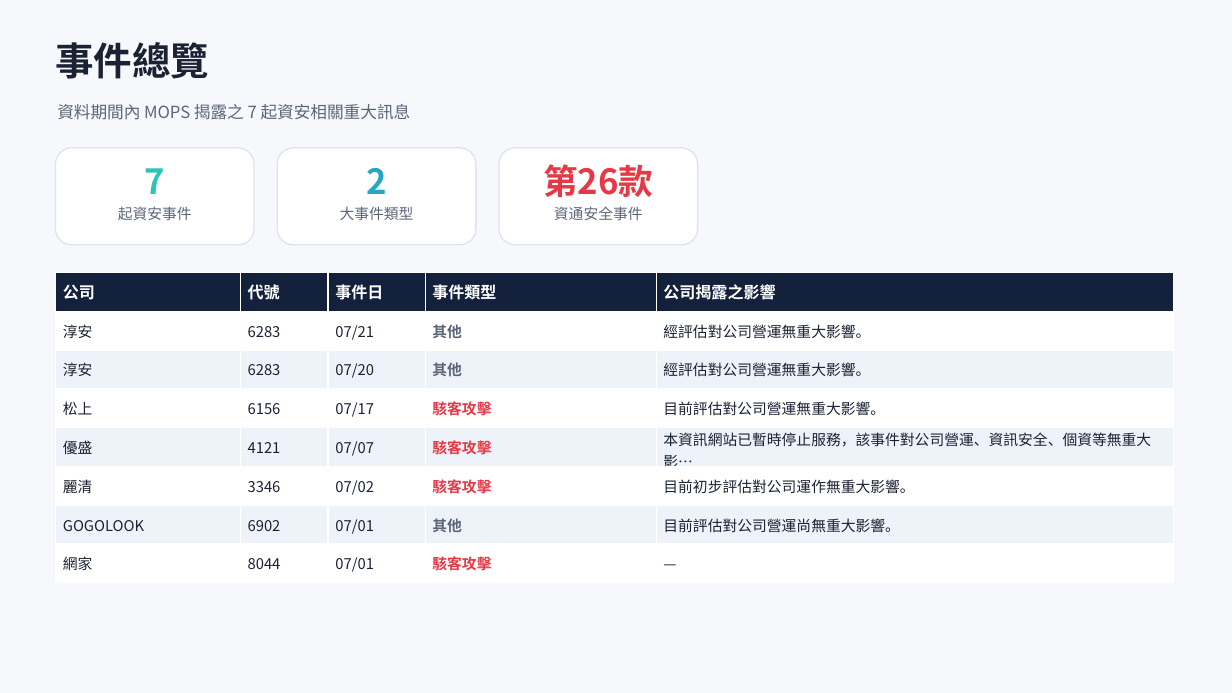
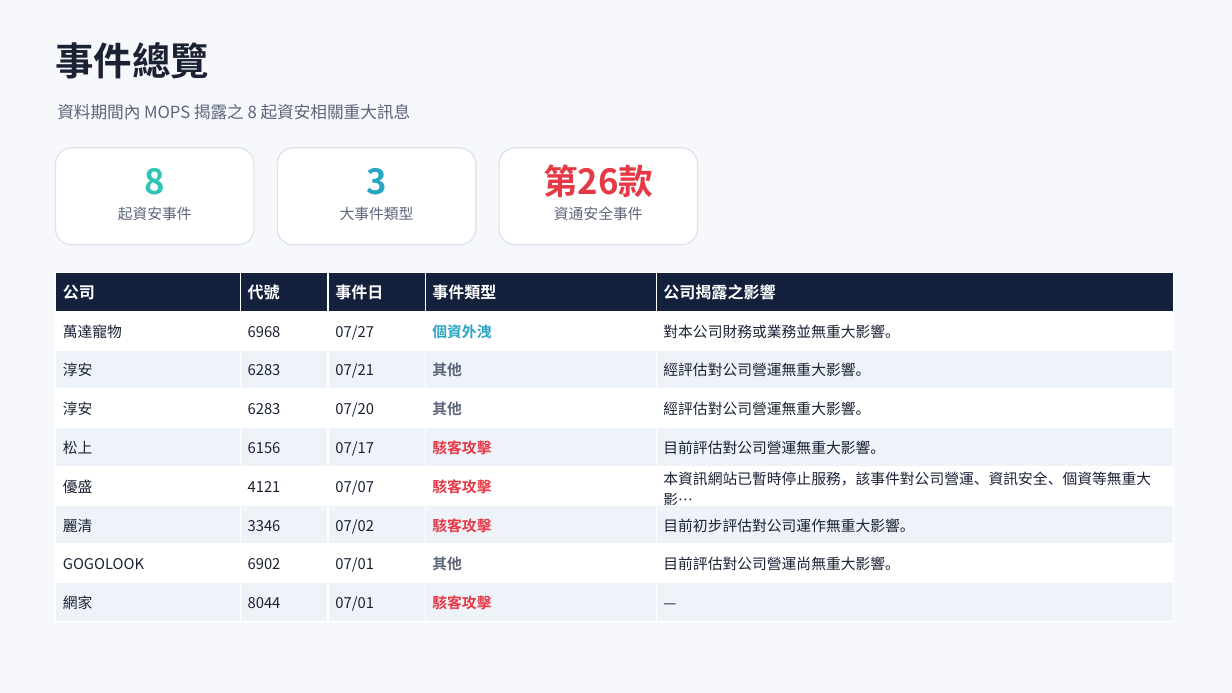
Before and after one commit to Johnnylin77/mops-isec-monitor, a slide deck: slide 2 of 資安事件因應分析.pptx. Drawn at 1232x693 pixels with LibreOffice and Linux fonts; fonts in the diff are those of the drawing. Boxes give left, top, right and bottom in pixels: in the first picture for what was removed or moved away, otherwise in the second. Text is boxed around its words. In the diff, an @@ line names an element or a change of style, - is before the commit and + after.

Commit message:
MOPS report: 2026-07-28

```diff
--- a/資安事件因應分析.pptx
+++ b/資安事件因應分析.pptx
@@ text at box(57, 104, 411, 120): text changed @@
-資料期間內 MOPS 揭露之 7 起資安相關重大訊息
+資料期間內 MOPS 揭露之 8 起資安相關重大訊息
@@ text at box(145, 168, 165, 195): text changed @@
-7
+8
@@ text at box(366, 168, 386, 195): text changed @@
-2
+3
@@ table at box(55, 273, 1174, 622) @@
+row 2: 萬達寵物 | 6968 | 07/27 | 個資外洩 | 對本公司財務或業務並無重大影響。
```
Also in this commit, not shown: 5 other slides changed, 2 other files.
